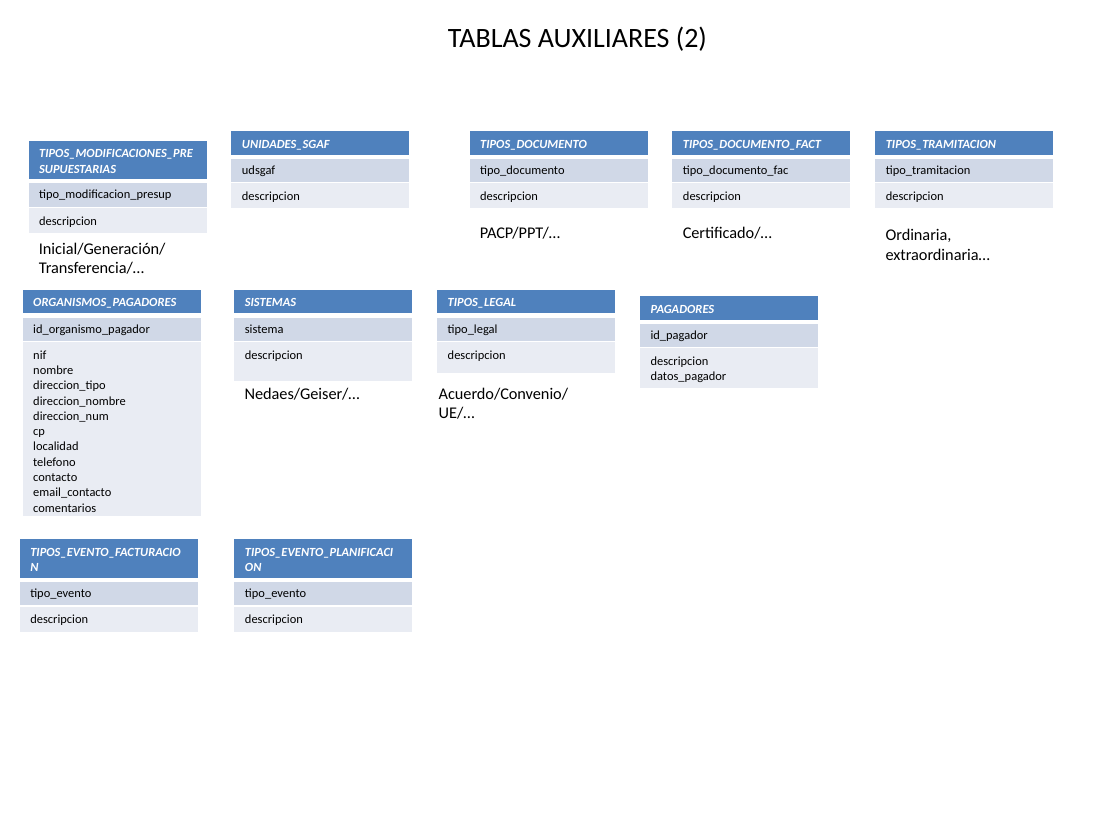
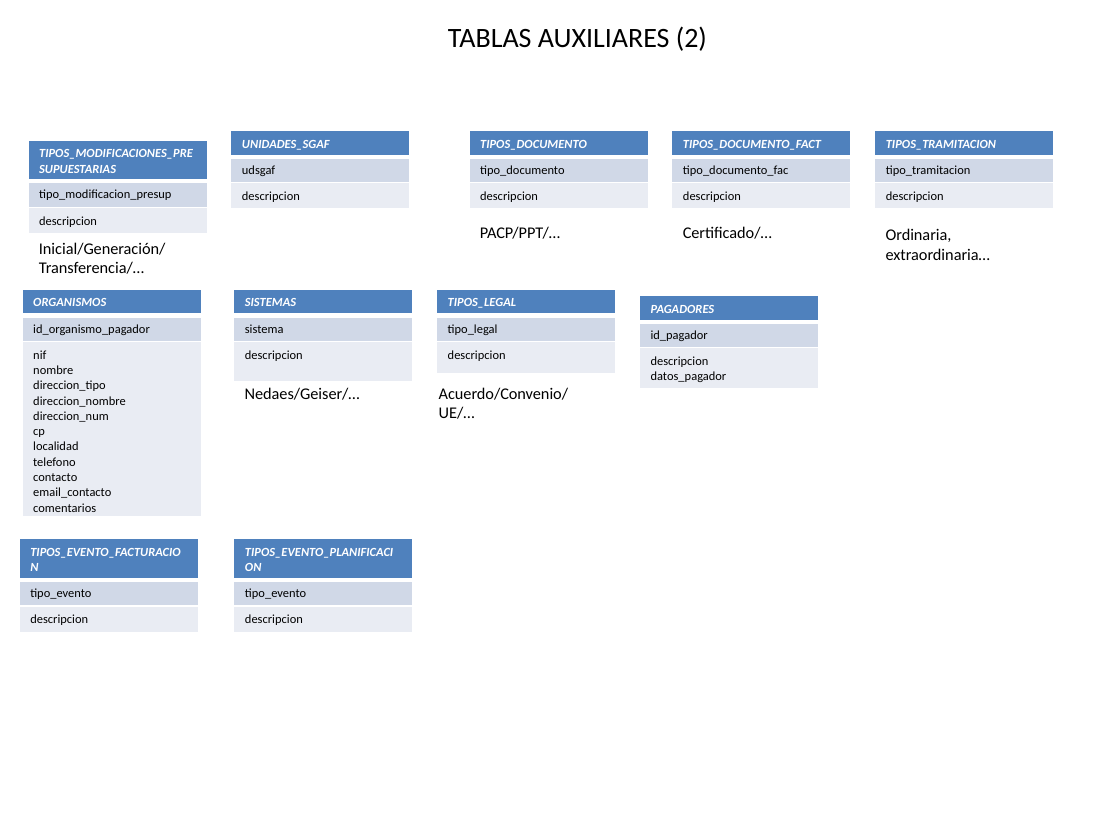
Before and after one commit to mvs0043/TFG.-Desarrollo-de-un-Sistema-de-Planificacion-y-Gestion-de-la-Contratacion-Publica, a slide deck: slide 5 of Documentación Soporte/Documento Tablas - Relaciones Borrador.pptx. Drawn at 1120x840 pixels with LibreOffice and Linux fonts; fonts in the diff are those of the drawing. Boxes give left, top, right and bottom in pixels: in the first picture for what was removed or moved away, otherwise in the second. Text is boxed around its words. In the diff, an @@ line names an element or a change of style, - is before the commit and + after.

```diff
--- a/Documentación Soporte/Documento Tablas - Relaciones Borrador.pptx
+++ b/Documentación Soporte/Documento Tablas - Relaciones Borrador.pptx
@@ table at (22,289,202,516) @@
-row 1, column 1: ORGANISMOS_PAGADORES
+row 1, column 1: ORGANISMOS
```
Also in this commit, not shown: 3 other slides changed, 1 other file.
